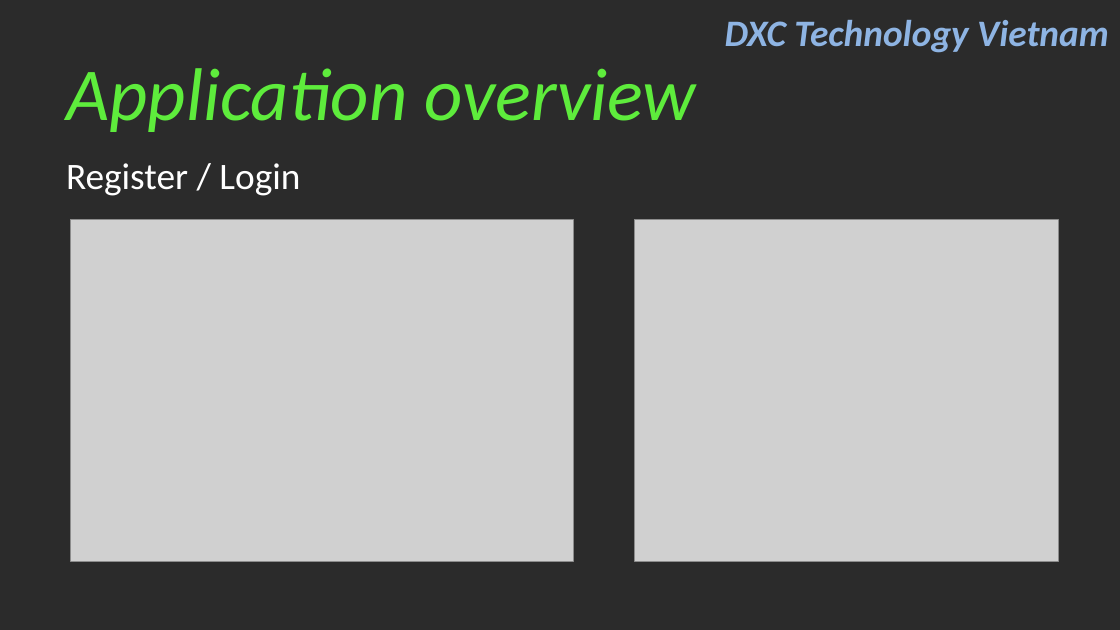
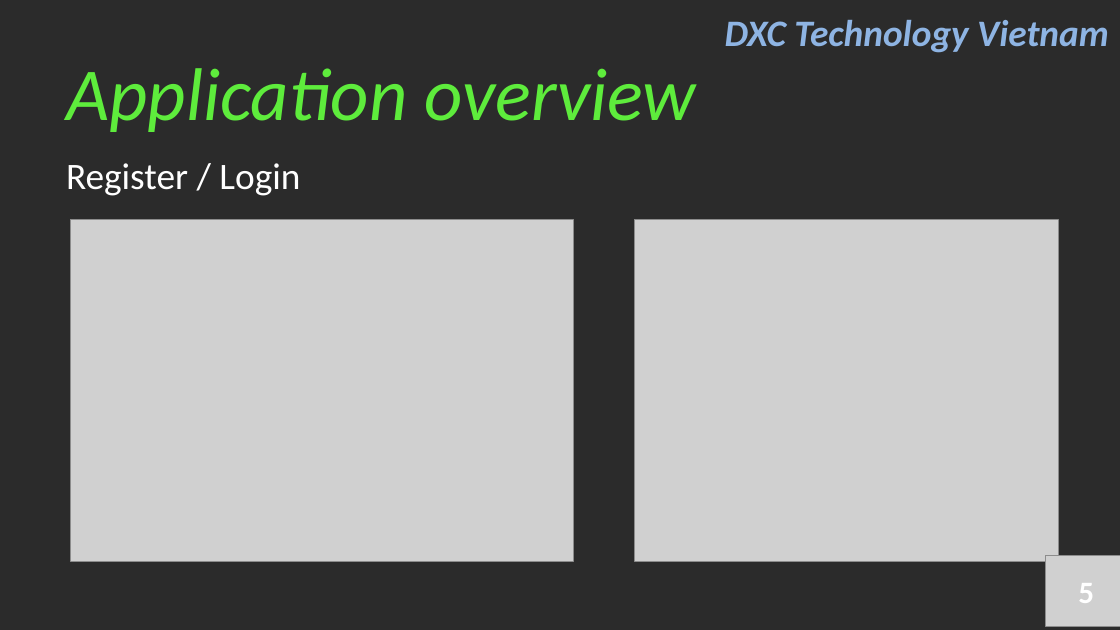
Before and after one commit to kienlc1610/LaptopStore, a slide deck: slide 5 of LaptopStore/Final Assigment.ppt. Drawn at 1120x630 pixels with LibreOffice and Linux fonts; fonts in the diff are those of the drawing; grey boxes stand for pictures; background and template pictures are left out; a plain dark background stands for a picture behind light text. Boxes give left, top, right and bottom in pixels: in the first picture for what was removed or moved away, otherwise in the second. Text is boxed around its words. In the diff, an @@ line names an element or a change of style, - is before the commit and + after.

```diff
--- a/LaptopStore/Final Assigment.ppt
+++ b/LaptopStore/Final Assigment.ppt
@@ picture added at (1046,556,1120,626) @@
@@ page number added at (1078,583,1094,603), 20 pt, text #FFFFFF, bold @@
+5
```
Also in this commit, not shown: 10 other slides changed.
